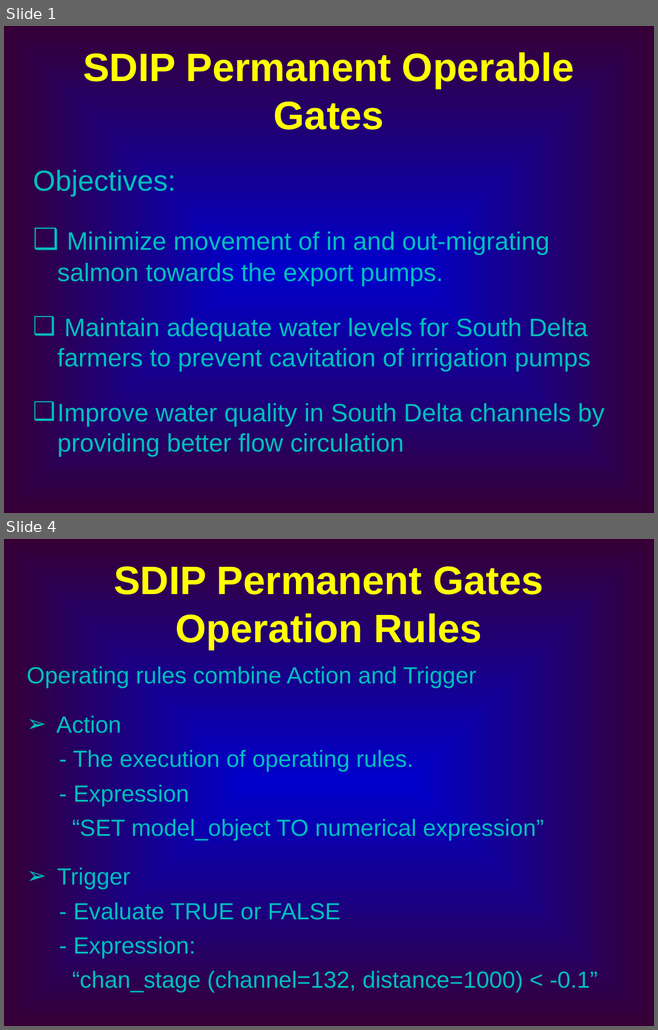
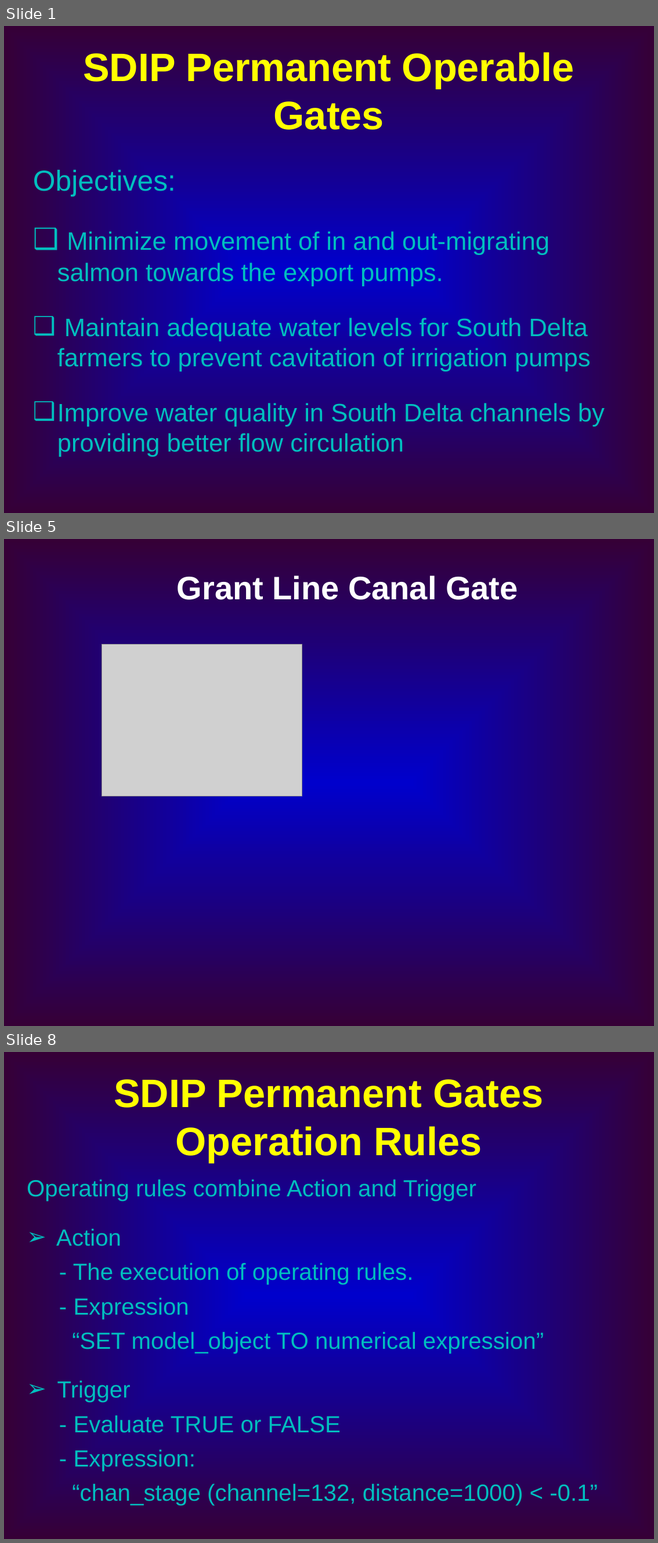
Before and after one commit to CADWRDeltaModeling/dsm2, a slide deck: dsm2/presentations/DSM2 Operting Rule.ppt. Shown one above the other, each under a label of ours: slides 1 and 4 before the commit, slides 1, 5 and 8 after it; the slides between them are not shown. The pictures are 658x1030 and 658x1543 pixels, drawn with LibreOffice and Linux fonts; fonts in the diff are those of the drawing; grey boxes stand for pictures. Boxes give left, top, right and bottom in pixels: in the first picture for what was removed or moved away, otherwise in the second. Text is boxed around its words. In the diff, an @@ line names an element or a change of style, - is before the commit and + after.

```diff
--- a/dsm2/presentations/DSM2 Operting Rule.ppt
+++ b/dsm2/presentations/DSM2 Operting Rule.ppt
@@ slide 5 added at (4, 539, 654, 1026), background gradient #0000CC to #360036 @@
@@ text added at (177, 576, 517, 600), 36 pt, text #FFFFFF, bold @@
+Grant Line Canal Gate
@@ picture added at (102, 644, 302, 797) @@
@@ what was slide 4 is now slide 8 @@
```
Also in this commit, not shown: 1 slide changed, 3 other slides added.
